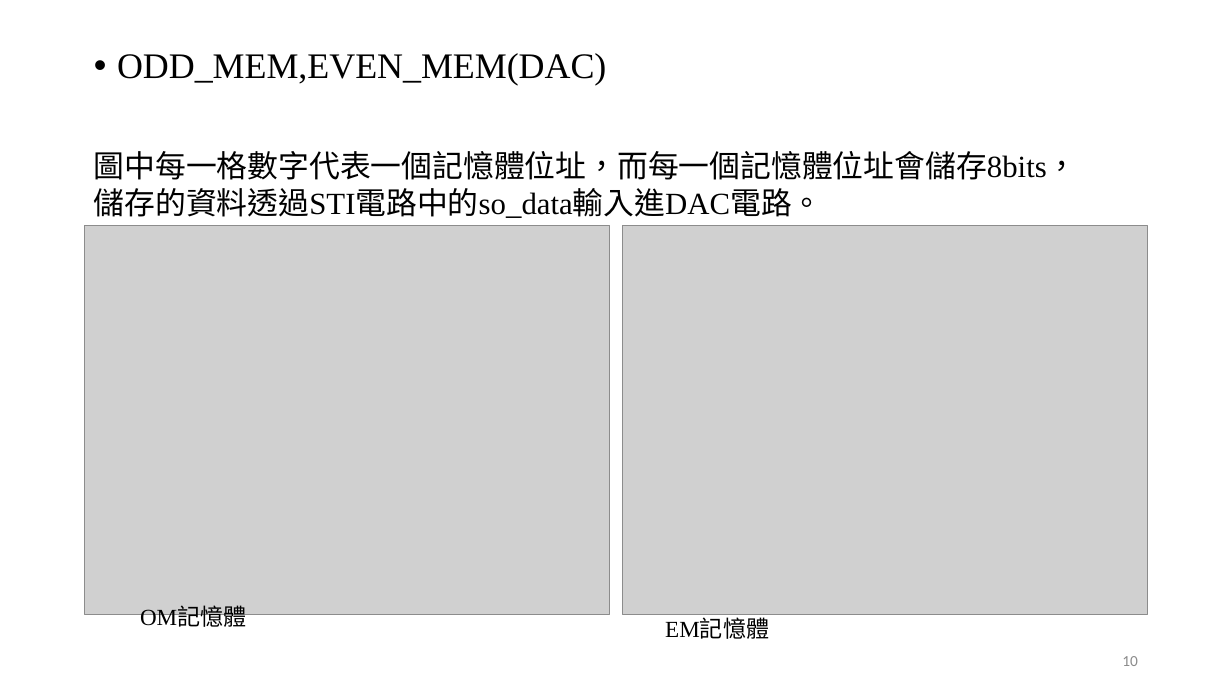
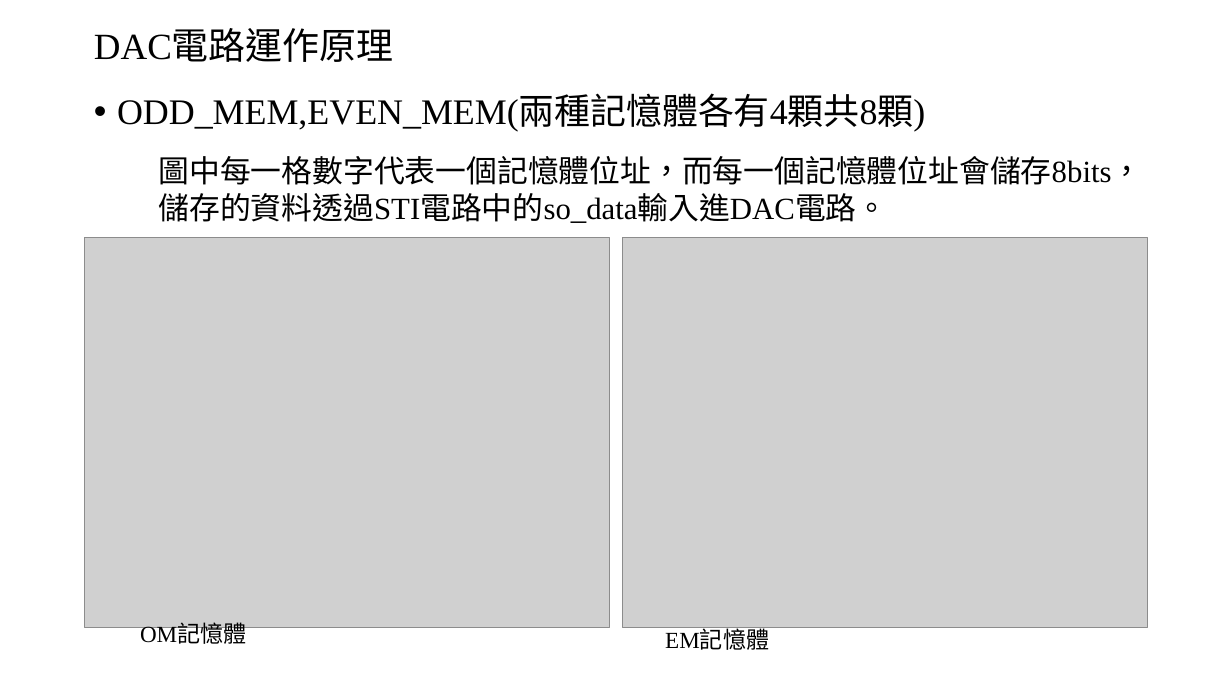
Before and after one commit to Chi-Yung/Chi-Yung, a slide deck: slide 10 of 報告.pptx (slide 11 before the commit). Drawn at 1232x693 pixels with LibreOffice and Linux fonts; fonts in the diff are those of the drawing; grey boxes stand for pictures. Boxes give left, top, right and bottom in pixels: in the first picture for what was removed or moved away, otherwise in the second. Text is boxed around its words. In the diff, an @@ line names an element or a change of style, - is before the commit and + after.

```diff
--- a/報告.pptx
+++ b/報告.pptx
@@ title added at [94, 31, 394, 62], 28.8 pt, text #000000 @@
+DAC電路運作原理
@@ text at [117, 97, 925, 132]: text changed @@
-• ODD_MEM,EVEN_MEM(DAC)
+• ODD_MEM,EVEN_MEM(兩種記憶體各有4顆共8顆)
@@ text "圖中每一格數字代表一個記憶體位址，而每一個記憶體位址會儲存8bits， 儲存的資料透過STI電路中的so_data輸入進 ...": place and size @@
-text "圖中每一格數字代表一個記憶體位址，而每一個記憶體位址會儲存8bits， 儲存的資料透過STI電路中的so_data輸入進 ..." at [94, 151, 1078, 218]
+text "圖中每一格數字代表一個記憶體位址，而每一個記憶體位址會儲存8bits， 儲存的資料透過STI電路中的so_data輸入進 ..." at [159, 156, 1143, 223]
@@ text "OM記憶體" rewrapped from [140, 607, 247, 631] to [140, 624, 247, 644] @@
@@ 2 pictures, 1 text: place and size @@
-2 pictures, 1 text at [85, 226, 1147, 639]
+2 pictures, 1 text at [85, 238, 1147, 650]
@@ page number removed at [1122, 656, 1138, 666] @@
-10
```
Also in this commit, not shown: 9 other slides changed, 5 slides added, 3 slides removed.
